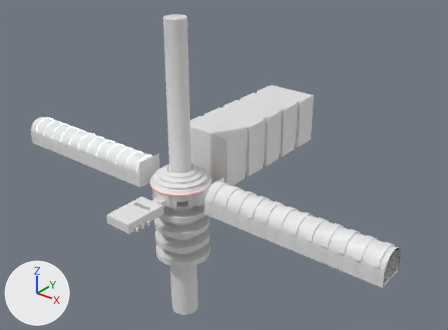
What one commit did to the Blender file TummyCon/Assets/Models/TummyCon2.0.blend.
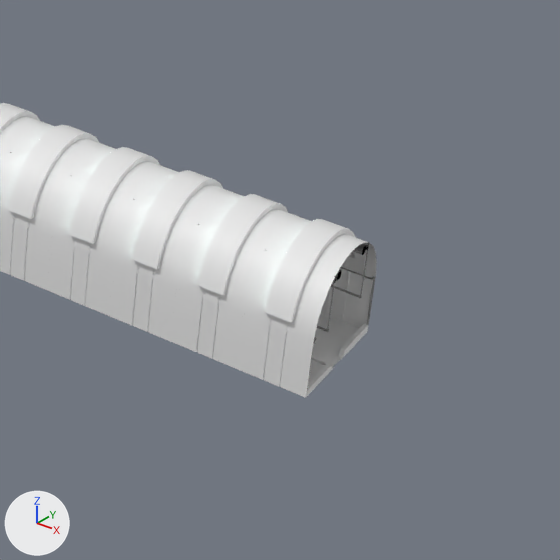
The first picture shows the older version from a 50 mm camera at (262.0, -313.0, 207.0) aimed at (4.0, 9.0, 8.0). The close-ups show the older and then the newer version on the part from 68% to 100% of the width and 56% to 100% of the height of that picture. Only the edits that show in the close-ups are written down. Every picture has the same lights, and +X, +Y and +Z are marked at lower left. The close-ups show mesh edges as thin lines.

The first close-up shows 'boothroom main wall'.
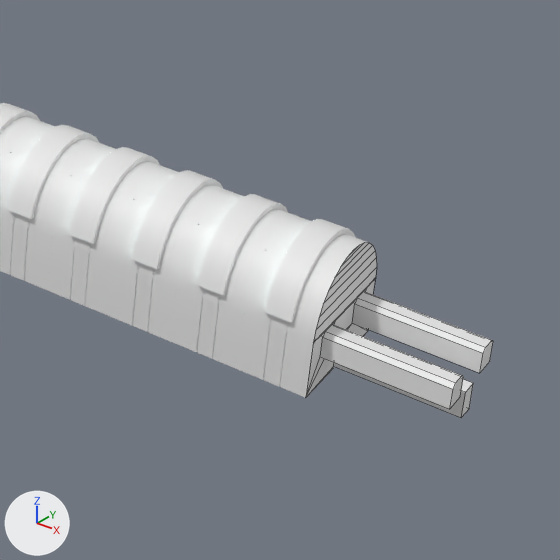
Patch to the scene script:
```diff
--- a/TummyCon/Assets/Models/TummyCon2.0.blend.py
+++ b/TummyCon/Assets/Models/TummyCon2.0.blend.py
@@ me_cylinder_024 @@
+me_cylinder_024.from_pydata(...)  # 59 vertices, 44 faces; spans x 156.8..175.8, y -43.2..-22.8, z -1.0..18.5
+me_cylinder_024.polygons.foreach_set('use_smooth', [True] * 44)
+me_cylinder_024.materials.append(mat_material)  # white #e7e7e7
@@ ob_boothroom_main_wall_001 @@
+ob_boothroom_main_wall_001 = bpy.data.objects.new('boothroom main wall.001', me_cylinder_024)
+ob_boothroom_main_wall_001.location = (0.0, 0.0, 0.0)
+_m = ob_boothroom_main_wall_001.modifiers.new('Mirror', 'MIRROR')
+_m.mirror_object = ob_round_room
```

Pixel boxes (x1, y1, x2, y2) of what changed, in the close-ups (560 x 560 px):
'boothroom main wall.001', added: after (307, 242, 493, 418)
